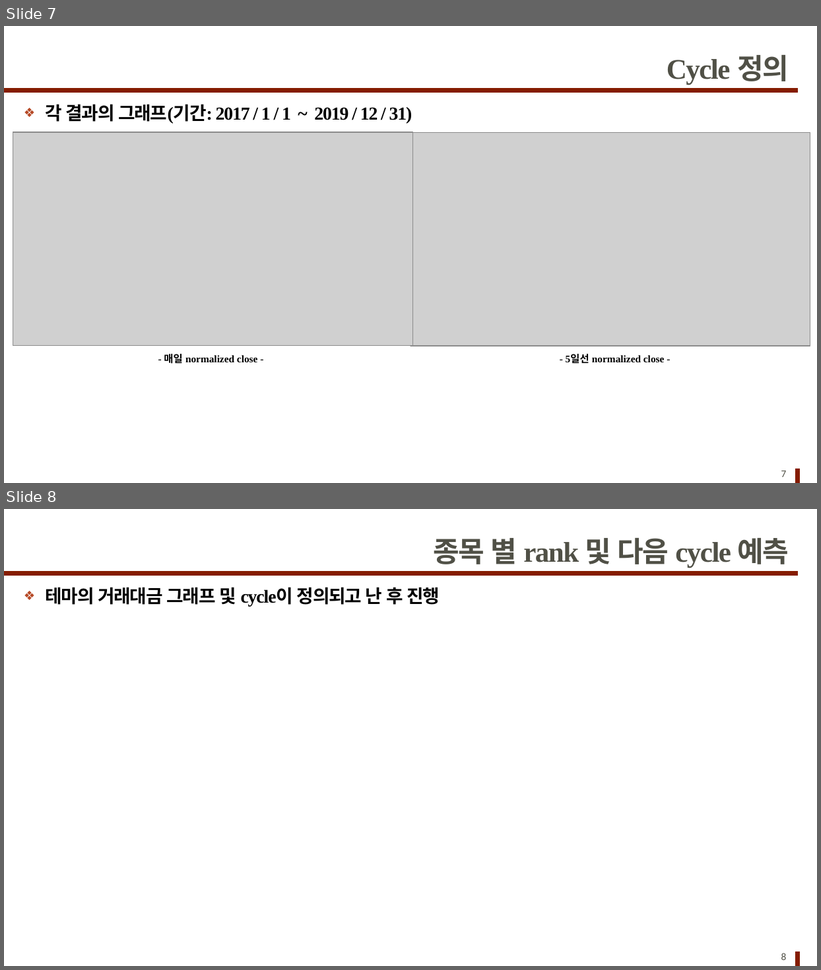
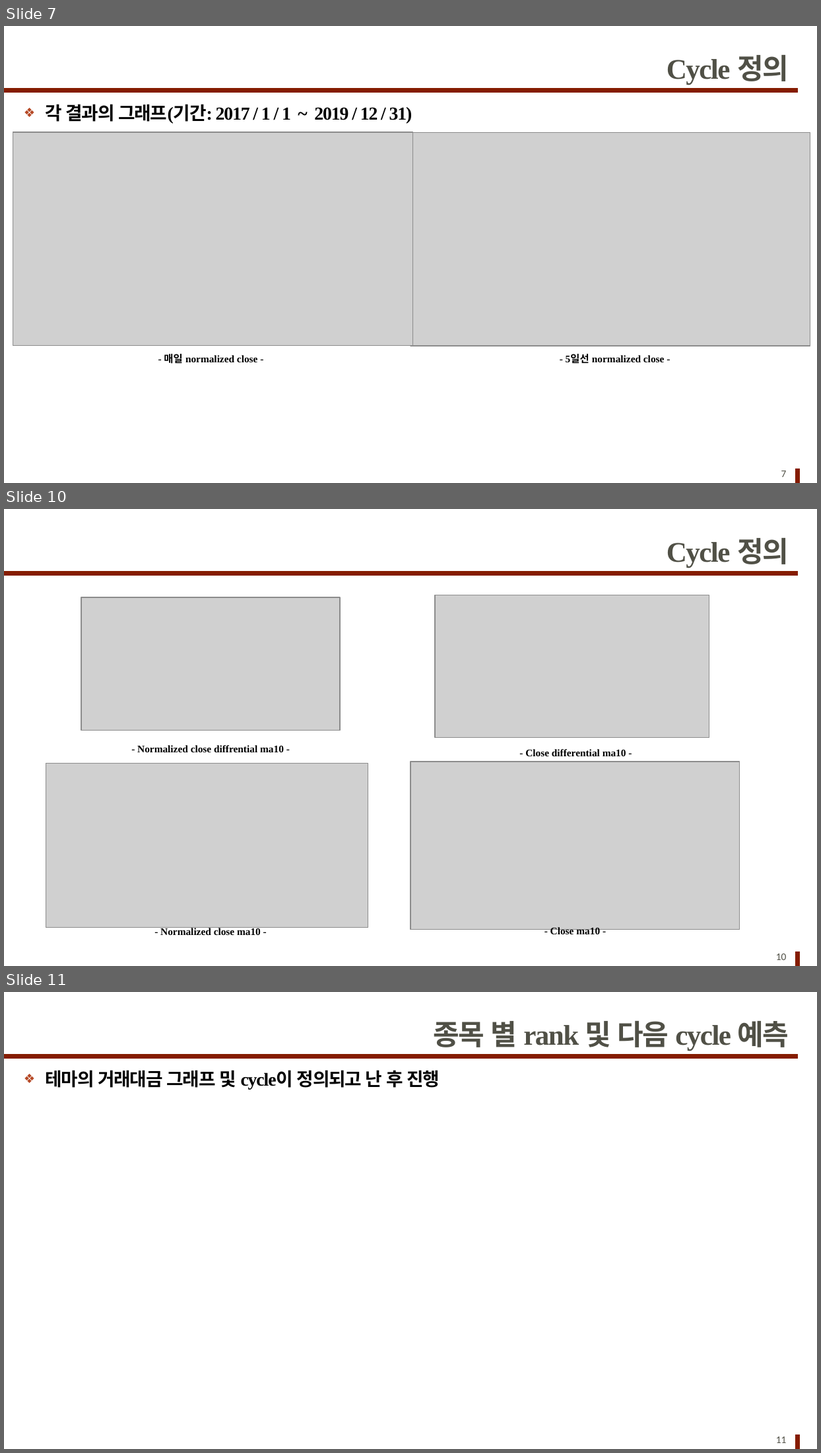
Before and after one commit to pathofexile7777/stock_cycle_prediction, a slide deck: 현황.pptx. Shown one above the other, each under a label of ours: slides 7 and 8 before the commit, slides 7, 10 and 11 after it; the slides between them are not shown. The pictures are 821x970 and 821x1453 pixels, drawn with LibreOffice and Linux fonts; fonts in the diff are those of the drawing; grey boxes stand for pictures. Boxes give left, top, right and bottom in pixels: in the first picture for what was removed or moved away, otherwise in the second. Text is boxed around its words. In the diff, an @@ line names an element or a change of style, - is before the commit and + after.

```diff
--- a/현황.pptx
+++ b/현황.pptx
@@ slide 10 added at box(4, 509, 817, 966), background #FFFFFF; not listed: 2 template elements that a slide beside it also shows @@
@@ title added at box(667, 538, 789, 568), 28 pt, text #505046, bold @@
+Cycle 정의
@@ picture added at box(82, 597, 341, 731) @@
@@ picture added at box(435, 595, 710, 738) @@
@@ text added at box(137, 745, 284, 753), 10 pt, text #000000, bold @@
+- Normalized close diffrential ma10 -
@@ picture added at box(46, 764, 368, 928) @@
@@ picture added at box(411, 762, 741, 930) @@
@@ text added at box(525, 749, 626, 757), 10 pt, text #000000, bold @@
+- Close differential ma10 -
@@ text added at box(160, 927, 261, 935), 10 pt, text #000000, bold @@
+- Normalized close ma10 -
@@ text added at box(550, 927, 600, 937), 10 pt, text #000000, bold @@
+- Close ma10 -
@@ page number added at box(776, 954, 787, 960), 10 pt, text #505046 @@
+10
@@ what was slide 8 is now slide 11 @@
@@ page number at box(776, 1437, 787, 1443): text changed @@
-8
+11
```
Also in this commit, not shown: 2 other slides added, 13 other files.
